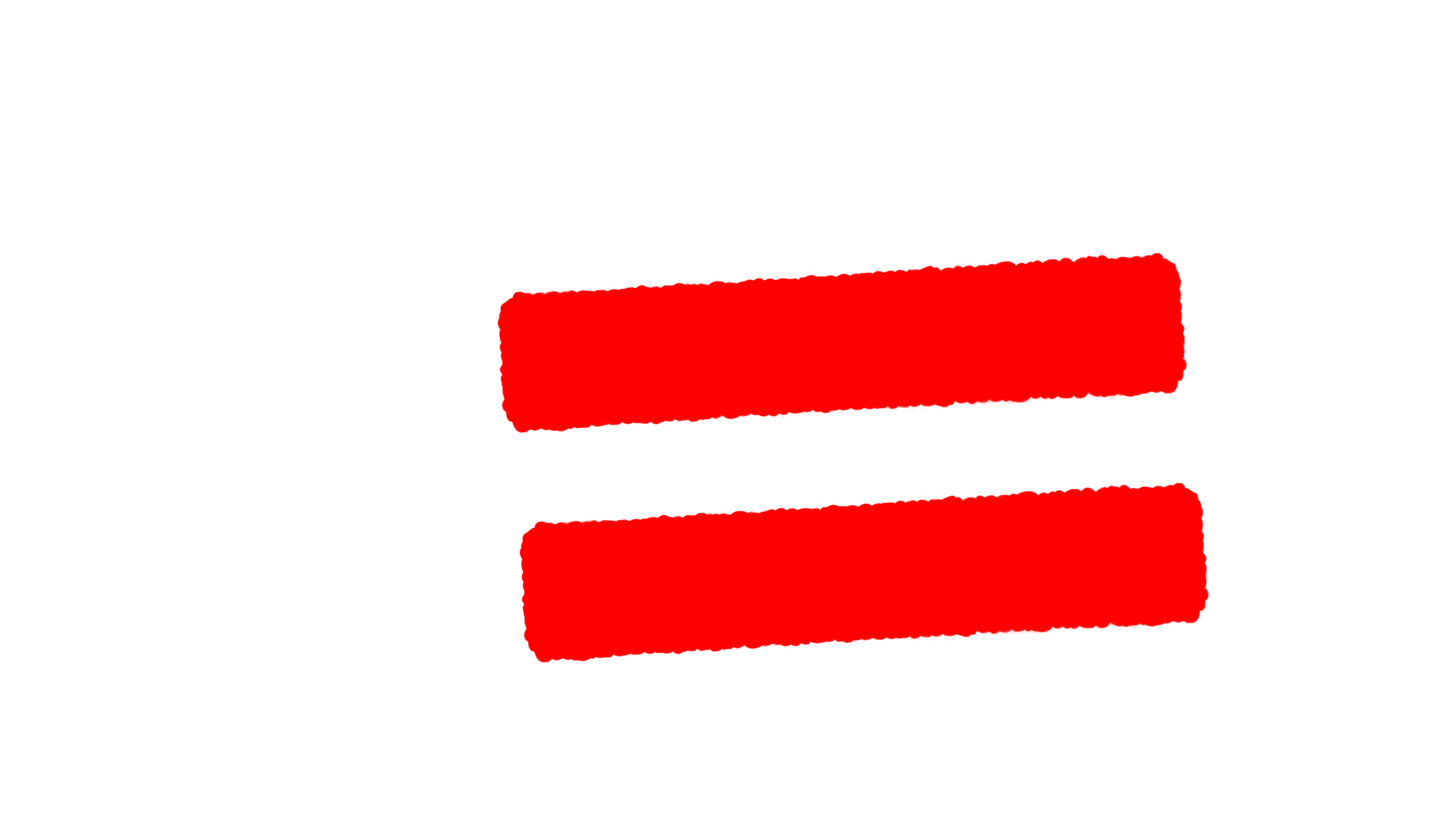
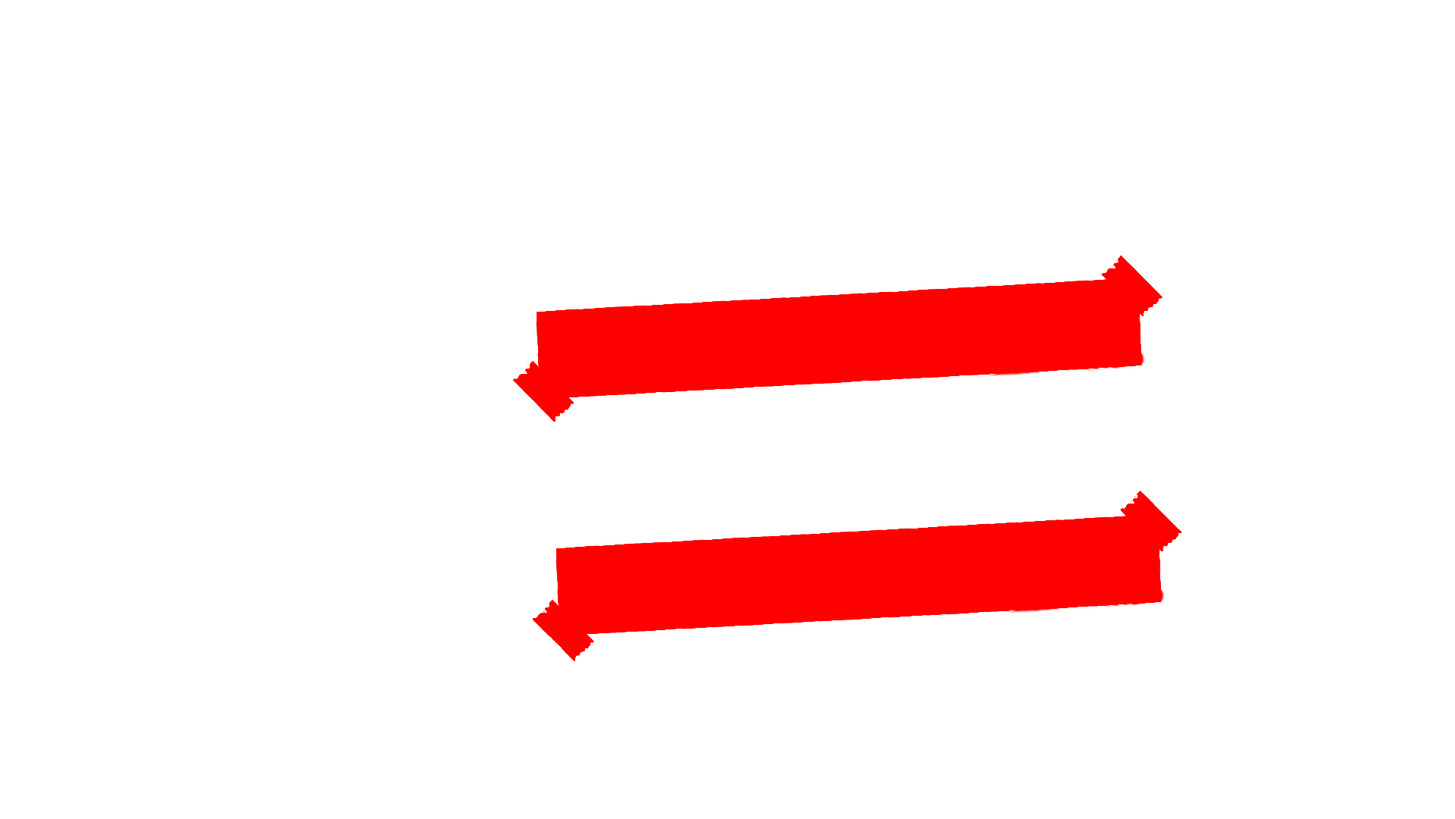
Before/after of a w=1455, h=819 layered artwork. What changed in the layer stack:
renamed "Calque 20" to "Calque 27", painted on it over [left=497, top=252, right=1210, bottom=664]
